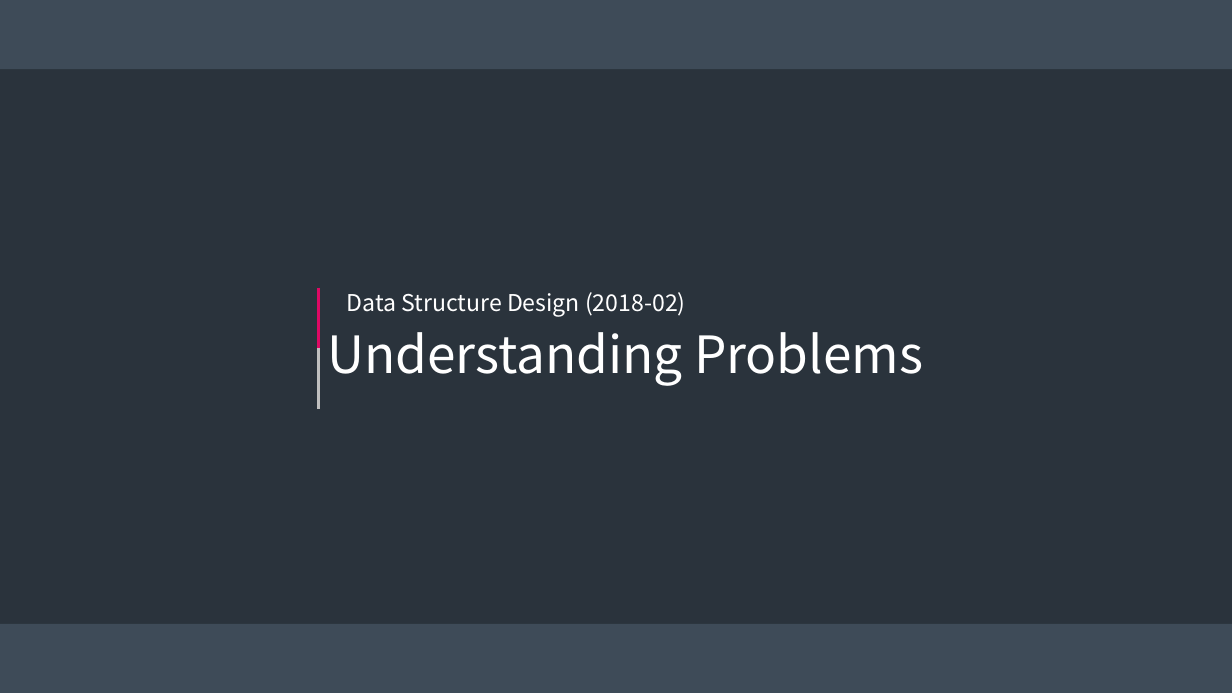
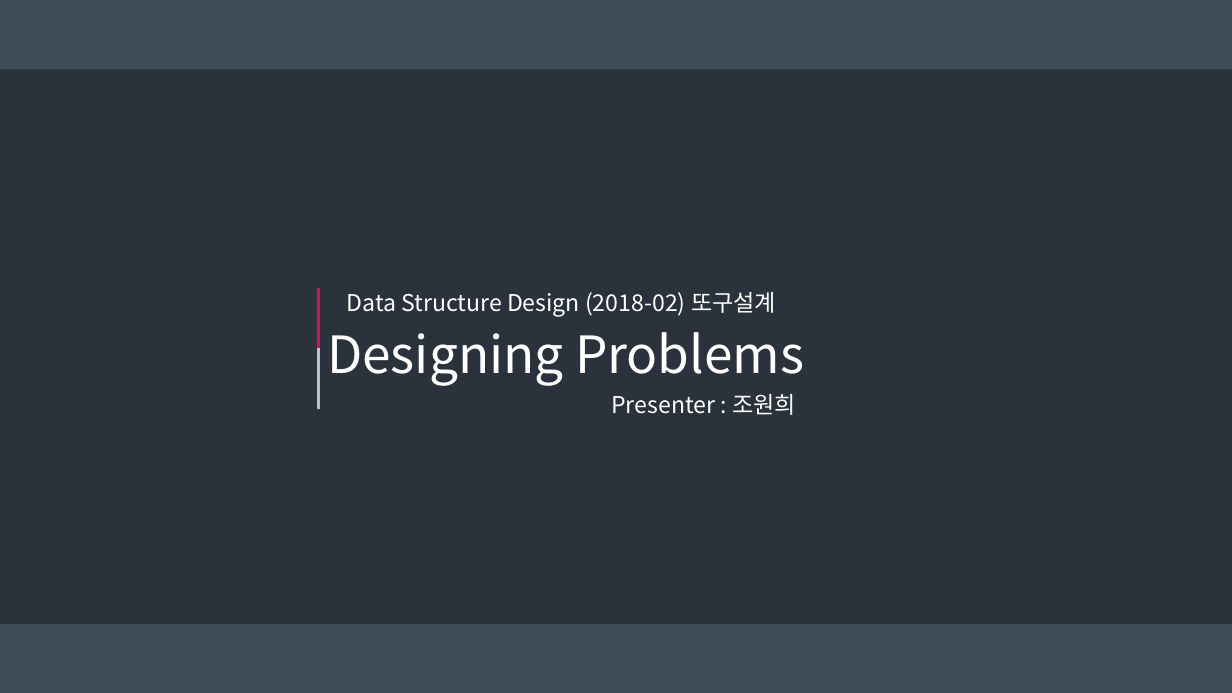
Before and after one commit to DDoGuSulGye/Presentation, a slide deck: slide 1 of 발표자료/03. Designing Problems.pptx. Drawn at 1232x693 pixels with LibreOffice and Linux fonts; fonts in the diff are those of the drawing. Boxes give left, top, right and bottom in pixels: in the first picture for what was removed or moved away, otherwise in the second. Text is boxed around its words. In the diff, an @@ line names an element or a change of style, - is before the commit and + after.

```diff
--- a/발표자료/03. Designing Problems.pptx
+++ b/발표자료/03. Designing Problems.pptx
@@ text at bbox=[346, 292, 776, 317]: text changed @@
-Data Structure Design (2018-02)
+Data Structure Design (2018-02) 또구설계
@@ text at bbox=[327, 332, 804, 386]: text changed @@
-Understanding Problems
+Designing Problems
@@ text added at bbox=[611, 394, 796, 415], 18 pt, text #FFFFFF @@
+Presenter : 조원희
```
Also in this commit, not shown: 2 other slides changed, 11 slides added, 4 slides removed.
